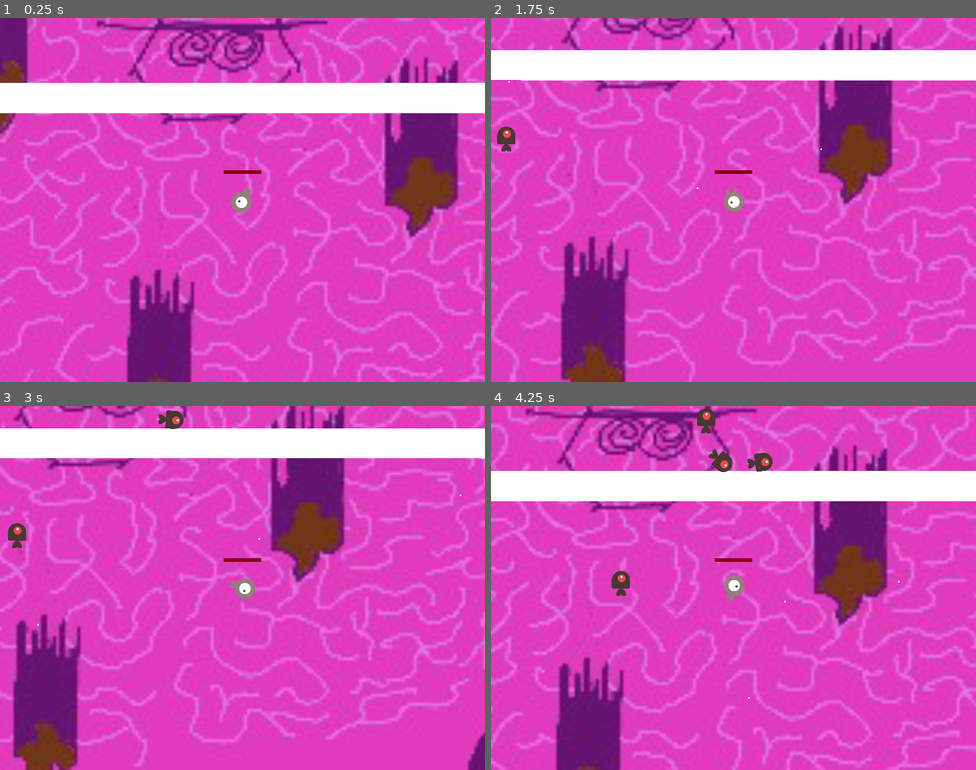
Above: before the commit, frames 1-4 (two rows, left to right).
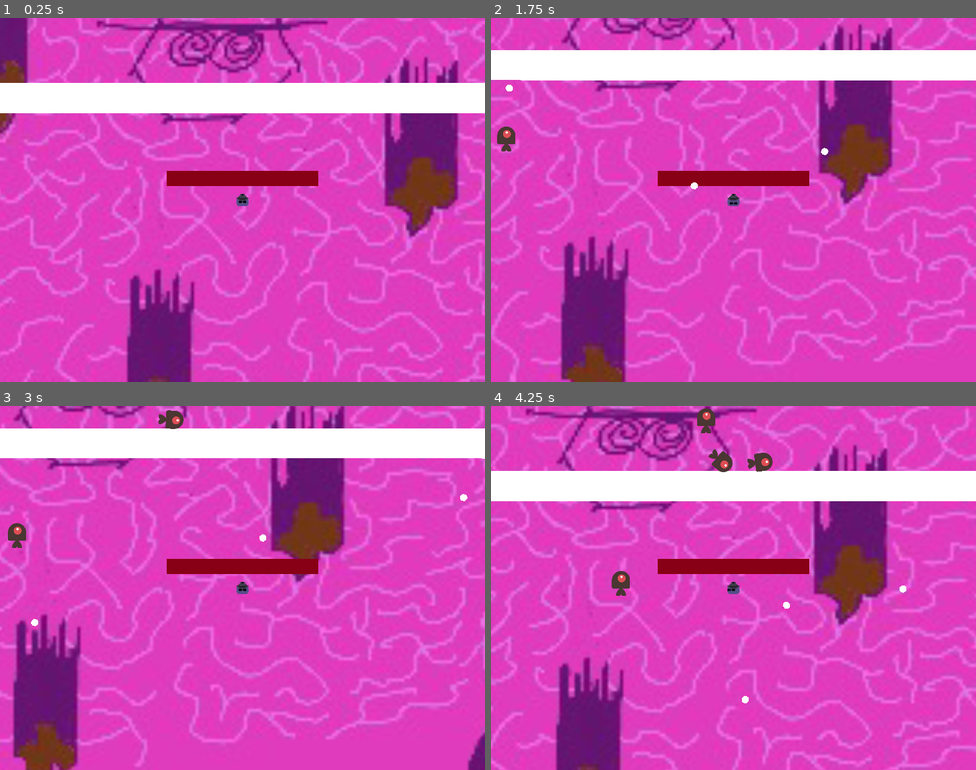
Above: after the commit, the same moments.

Repository: gunarp/psw-game-jam
Game: Godot game, scene res://scenes/maps/main.tscn
Two runs of this game, one before a commit and one after it. Both use one fixed random seed, a clock stepped at 60 frames per second and the inputs below.
Inputs (mouse positions are in pixels of both pictures, inside the frame that each line leads up to):
- Up to frame 1 (0.25 s): no input
- Up to frame 2 (1.75 s): tap Enter at 0.5 s; move the mouse to (840, 181) at 0.52 s; hold D (move_right) 0.53-1.28 s; move the mouse to (636, 218) at 1.27 s; hold S (move_down) from 1.28 s (still down)
- Up to frame 3 (3 s): move the mouse to (291, 507) at 2.02 s; release S (move_down) at 2.03 s; hold D (move_right) 2.03-2.78 s; move the mouse to (218, 660) at 2.77 s; hold W (move_up) from 2.78 s (still down)
- Up to frame 4 (4.25 s): move the mouse to (879, 642) at 3.52 s; release W (move_up) at 3.53 s; hold A (move_left) from 3.53 s (still down)

The runs differ from the first frame. In frame 1, 1.5% of the frame differs, in the area x 34-66%, y 41-54%; in frame 2, 1.5%; in frame 3, 1.5%, in the area x 6-97%, y 24-61%; in frame 4, 1.5%.

Commit message:
add player sprite, lock sprite rotation

Diff:
--- a/scenes/equipment/weapons/needle/needle_projectile.gd
+++ b/scenes/equipment/weapons/needle/needle_projectile.gd
@@ -6,7 +6,7 @@
 
 func start(_weapon_properties: Weapon):
 	weapon_properties = _weapon_properties
-	rotation = weapon_properties.player.rotation
+	rotation = weapon_properties.player.facing_direction.angle()
 	position = weapon_properties.player.position
 	velocity = Vector2(weapon_properties.speed, 0).rotated(rotation)
 
--- a/scenes/maps/main.tscn
+++ b/scenes/maps/main.tscn
@@ -29,10 +29,8 @@
 region_rect = Rect2(-2192, -1496, 4272, 3456)
 
 [node name="Camera2D" type="Camera2D" parent="."]
-scale = Vector2(0.25, 0.25)
 
 [node name="Player" parent="." groups=["player"] instance=ExtResource("3_lx56x")]
-scale = Vector2(0.25, 0.25)
 
 [node name="RemoteTransform2D" type="RemoteTransform2D" parent="Player"]
 remote_path = NodePath("../../Camera2D")
--- a/scenes/player/player-shape.tres
+++ b/scenes/player/player-shape.tres
@@ -1,5 +1,5 @@
 [gd_resource type="CapsuleShape2D" format=3 uid="uid://bbymik5wl8fdm"]
 
 [resource]
-radius = 54.0
-height = 136.0
+radius = 8.0
+height = 18.0
--- a/scenes/player/player.gd
+++ b/scenes/player/player.gd
@@ -6,6 +6,8 @@
 
 # TODO: make speed change with items
 var speed: int = 100
+var walking_direction: Vector2
+var facing_direction: Vector2
 
 # !! This only works with the capsule shape currently used as a placeholder !!
 @onready var health_bar_offset: Vector2 = -1 * (Vector2($PlayerHudElements/HealthBar.max_value / 2, $CollideBox.shape.height / 2) + Vector2(0, 10))
@@ -20,23 +22,58 @@
 	move_and_slide()
 
 func _process(_delta: float) -> void:
+	walking_direction = _get_movement_input()
+	facing_direction = _get_direction_input()
+
 	# TODO: implement dynamic speed system
-	velocity = _get_movement_input() * speed
-	var direction = _get_direction_input()
-	rotation = direction.angle()
+	velocity = walking_direction * speed
 
-	_render_character(direction)
+	_render_character()
 
 #region Rendering helpers
-func _render_character(direction: Vector2):
-	if self.velocity.length() > 0:
-		$AnimatedSprite2D.play()
+func _render_character():
+	# There's probably a more efficient way to do this with vector math
+	if (walking_direction.length() == 0):
+		$AnimatedSprite2D.play("default")
 	else:
-		$AnimatedSprite2D.stop()
+		# Approach - rotate vector into a new coordinate system
+		# and just use the x and y components to deduce which direction we are facing
+		# avoids dealing with too many floating point operations + perciion
+		var rotated_walking_direction = walking_direction.rotated(PI / 4)
+
+		# This is a pretty verbose way of tackling this problem,
+		# but I think it covers scenarios that would otherwise slip through the cracks
+		# Special case - direction is a unit vector of our new coordinate system.
+		if (rotated_walking_direction.x == 0):
+			# Unit vector on y-axis
+			if (rotated_walking_direction.y > 0):
+				$AnimatedSprite2D.play("down")
+			else:
+				$AnimatedSprite2D.play("sideways")
+				$AnimatedSprite2D.flip_h = true
+		elif (rotated_walking_direction.y == 0):
+			# Unit vector on x-axis
+			if (rotated_walking_direction.x > 0):
+				$AnimatedSprite2D.play("sideways")
+				$AnimatedSprite2D.flip_h = false
+			else:
+				$AnimatedSprite2D.play("down")
+		else:
+			# "General" case
+			if (rotated_walking_direction.x > 0 and rotated_walking_direction.y > 0):
+				$AnimatedSprite2D.play("sideways")
+				$AnimatedSprite2D.flip_h = false
+			elif (rotated_walking_direction.x < 0 and rotated_walking_direction.y > 0):
+				$AnimatedSprite2D.play("down")
+			elif (rotated_walking_direction.x < 0 and rotated_walking_direction.y < 0):
+				$AnimatedSprite2D.play("sideways")
+				$AnimatedSprite2D.flip_h = true
+			elif (rotated_walking_direction.x > 0 and rotated_walking_direction.y < 0):
+				$AnimatedSprite2D.play("default")
 
 	# HealthBar and other PlayerHudElements should probably be decoupled from player
 	# Don't want to think about that now though, so this will do
-	$PlayerHudElements.global_rotation = 0
+	#$PlayerHudElements.global_rotation = 0
 	#$AnimatedSprite2D.flip_h = direction.x < 0
 #endregion
 
@@ -45,7 +82,7 @@
 	# TODO: use joy_connection_changed event to add controller support
 	return Input.get_vector("move_left", "move_right", "move_up", "move_down")
 
-func _get_direction_input():
+func _get_direction_input() -> Vector2:
 	# TODO: gamepad support
 	return get_viewport().get_mouse_position() - (get_viewport_rect().size / 2)
 #endregion
--- a/scenes/player/player.tscn
+++ b/scenes/player/player.tscn
@@ -1,24 +1,48 @@
-[gd_scene load_steps=9 format=3 uid="uid://o8hpxmhcss7m"]
+[gd_scene load_steps=11 format=3 uid="uid://o8hpxmhcss7m"]
 
 [ext_resource type="Script" path="res://scenes/player/player.gd" id="1_fx8g5"]
-[ext_resource type="Texture2D" uid="uid://ctob5sq1c05bo" path="res://resource/player/playerGrey_walk1.png" id="1_r3v2o"]
 [ext_resource type="Shape2D" uid="uid://bbymik5wl8fdm" path="res://scenes/player/player-shape.tres" id="2_f6gb7"]
-[ext_resource type="Texture2D" uid="uid://balemcxfdpxn3" path="res://resource/player/playerGrey_walk2.png" id="2_m56i7"]
 [ext_resource type="PackedScene" uid="uid://u4ar3owfi8rq" path="res://scenes/utils/EntitySpeed.tscn" id="3_3ugq2"]
 [ext_resource type="PackedScene" uid="uid://c7ho68p0rqxul" path="res://scenes/utils/EntityHealth.tscn" id="5_jfhqk"]
+[ext_resource type="Texture2D" uid="uid://cvdtsfshhw75d" path="res://resource/player/player_transparent.png" id="5_wrljq"]
 [ext_resource type="PackedScene" uid="uid://doso4hrh01chk" path="res://scenes/ui/hud/HealthBar.tscn" id="6_mp63m"]
 
-[sub_resource type="SpriteFrames" id="SpriteFrames_ffi2t"]
+[sub_resource type="AtlasTexture" id="AtlasTexture_nkbqg"]
+atlas = ExtResource("5_wrljq")
+region = Rect2(0, 0, 16, 16)
+
+[sub_resource type="AtlasTexture" id="AtlasTexture_cclxq"]
+atlas = ExtResource("5_wrljq")
+region = Rect2(48, 0, 16, 16)
+
+[sub_resource type="AtlasTexture" id="AtlasTexture_fpbkg"]
+atlas = ExtResource("5_wrljq")
+region = Rect2(16, 0, 16, 16)
+
+[sub_resource type="SpriteFrames" id="SpriteFrames_b3kxe"]
 animations = [{
 "frames": [{
 "duration": 1.0,
-"texture": ExtResource("1_r3v2o")
-}, {
-"duration": 1.0,
-"texture": ExtResource("2_m56i7")
+"texture": SubResource("AtlasTexture_nkbqg")
 }],
 "loop": true,
 "name": &"default",
+"speed": 5.0
+}, {
+"frames": [{
+"duration": 1.0,
+"texture": SubResource("AtlasTexture_cclxq")
+}],
+"loop": true,
+"name": &"down",
+"speed": 5.0
+}, {
+"frames": [{
+"duration": 1.0,
+"texture": SubResource("AtlasTexture_fpbkg")
+}],
+"loop": true,
+"name": &"sideways",
 "speed": 5.0
 }]
 
@@ -44,7 +68,8 @@
 shape = ExtResource("2_f6gb7")
 
 [node name="AnimatedSprite2D" type="AnimatedSprite2D" parent="."]
-sprite_frames = SubResource("SpriteFrames_ffi2t")
+sprite_frames = SubResource("SpriteFrames_b3kxe")
+animation = &"down"
 
 [node name="CollideBox" type="CollisionShape2D" parent="."]
 shape = ExtResource("2_f6gb7")
Binary file added: resource/enemies/boss.png
Not shown, added: resource/enemies/boss.png.import
Binary file added: resource/enemies/enemies.png
Not shown, added: resource/enemies/enemies.png.import
Binary file added: resource/player/player_transparent.png
Not shown, added: resource/player/player_transparent.png.import
Not shown, added: scenes/equipment/weapons/needle/Nee600E.tmp
